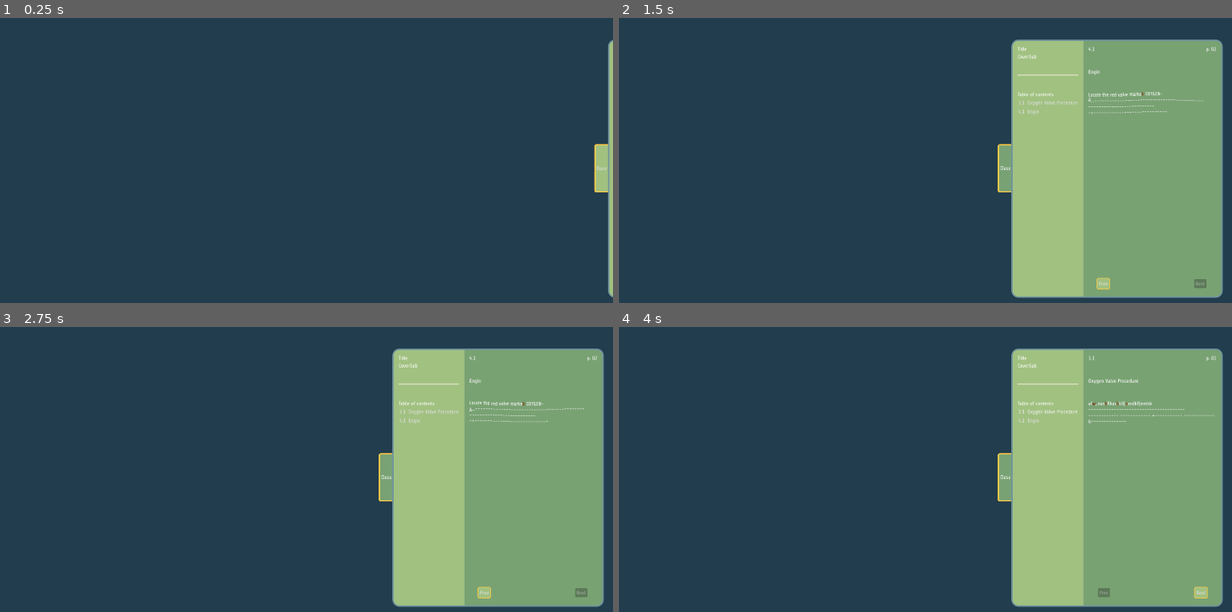
Above: before the commit, frames 1-4 (two rows, left to right).
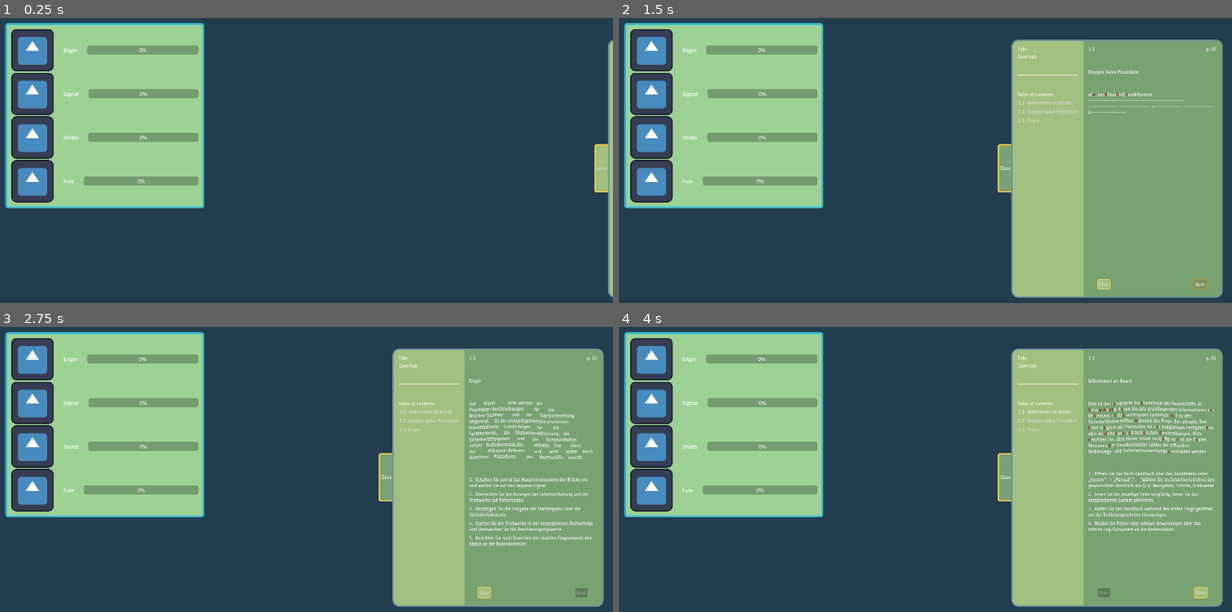
Above: after the commit, the same moments.

Repository: xxPigelxx/spacewrecked
Game: Godot game, scene res://Main.tscn
Two runs of this game, one before a commit and one after it. Both use one fixed random seed, a clock stepped at 60 frames per second and the inputs below. The engine's default icon, where the game draws it, is replaced by a stand-in: a white triangle on a blue panel in a dark square.
Inputs (mouse positions are in pixels of both pictures, inside the frame that each line leads up to):
- Up to frame 1 (0.25 s): no input
- Up to frame 2 (1.5 s): click "Open" at 0.5 s; click "Next" at 1.25 s
- Up to frame 3 (2.75 s): click (582, 592) at 2 s, where only the run after the commit has a clickable "Next"
- Up to frame 4 (4 s): click "3.1 Oxygen Valve Procedure" at 2.75 s; click (1048, 412) at 3.5 s, where only the run after the commit has a clickable "1.1 Wilkommen an Board"

The runs differ from the first frame. In frame 1, 19% of the frame differs, in the area x 0-34%, y 1-67%; in frame 2, 20%; in frame 3, 22%; in frame 4, 22%, in the area x 0-98%, y 1-73%.

Commit message:
Add ShipPanel and new manual page
Add a new ShipPanle.tscn UI scene and instance it in Main.tscn. Add a new manual resource resources/pages/page_einleitung.tres and register it in Manual.tscn (inserted into the pages array and added as an ext_resource). Update Manual.tscn layout: add theme separation for the StepList. Update page_engin.tres: change section_label to 2.1, replace placeholder text with German content and concrete steps, enable river spacing. Update page_oxygen_valve.tres: add page_number = 3. These changes introduce a Ship status panel and reorganize/manual content and page metadata.

Diff:
--- a/Main.tscn
+++ b/Main.tscn
@@ -1,6 +1,7 @@
 [gd_scene format=3 uid="uid://dc2jfbebvxgkh"]
 
 [ext_resource type="PackedScene" uid="uid://cnbh3ya334cou" path="res://Manual.tscn" id="1_37kl0"]
+[ext_resource type="PackedScene" uid="uid://c1winj24qyyfi" path="res://ShipPanle.tscn" id="2_uu6xs"]
 
 [node name="Test" type="Node2D" unique_id=718658350]
 
@@ -15,3 +16,9 @@
 position = Vector2(957, 543)
 
 [node name="Manual" parent="." unique_id=633991194 instance=ExtResource("1_37kl0")]
+
+[node name="ShipPanel" parent="." unique_id=673790152 instance=ExtResource("2_uu6xs")]
+offset_left = 73.0
+offset_top = 88.0
+offset_right = 73.0
+offset_bottom = 88.0
--- a/Manual.tscn
+++ b/Manual.tscn
@@ -5,6 +5,7 @@
 [ext_resource type="Script" uid="uid://cl4bpbly715ts" path="res://script/PageConfig.gd" id="2_qht1w"]
 [ext_resource type="Resource" uid="uid://blcex6ara4cs0" path="res://resources/pages/page_oxygen_valve.tres" id="3_w4qjf"]
 [ext_resource type="Resource" uid="uid://du4xm3lw5p7st" path="res://resources/pages/page_engin.tres" id="4_qht1w"]
+[ext_resource type="Resource" uid="uid://bm6lmwa02wp8j" path="res://resources/pages/page_einleitung.tres" id="4_y34m4"]
 [ext_resource type="FontFile" uid="uid://dld0grsdcans2" path="res://resources/fonts/Share_Tech/ShareTech-Regular.ttf" id="6_y34m4"]
 
 [sub_resource type="StyleBoxFlat" id="StyleBoxFlat_ho87o"]
@@ -125,7 +126,7 @@
 step_list = NodePath("BookContainer/PagePanel/MarginContainer/VBoxContainer/StepList")
 prev_button = NodePath("BookContainer/PagePanel/MarginContainer/VBoxContainer/Footer/PrevButton")
 next_button = NodePath("BookContainer/PagePanel/MarginContainer/VBoxContainer/Footer/NextButton")
-pages = Array[ExtResource("2_qht1w")]([ExtResource("3_w4qjf"), ExtResource("4_qht1w")])
+pages = Array[ExtResource("2_qht1w")]([ExtResource("4_y34m4"), ExtResource("3_w4qjf"), ExtResource("4_qht1w")])
 
 [node name="BookContainer" type="HBoxContainer" parent="ManualRoot" unique_id=1377107930]
 custom_minimum_size = Vector2(600, 780)
@@ -237,6 +238,7 @@
 
 [node name="StepList" type="VBoxContainer" parent="ManualRoot/BookContainer/PagePanel/MarginContainer/VBoxContainer" unique_id=617853603]
 layout_mode = 2
+theme_override_constants/separation = 8
 
 [node name="Spacer" type="Control" parent="ManualRoot/BookContainer/PagePanel/MarginContainer/VBoxContainer" unique_id=1502945085]
 layout_mode = 2
--- /dev/null
+++ b/ShipPanle.tscn
@@ -0,0 +1,118 @@
+[gd_scene format=3 uid="uid://c1winj24qyyfi"]
+
+[ext_resource type="Texture2D" uid="uid://bs0rl05rj337y" path="res://icon.svg" id="1_6ea22"]
+
+[sub_resource type="StyleBoxFlat" id="StyleBoxFlat_6ea22"]
+bg_color = Color(0.611935, 0.82567775, 0.5853727, 1)
+border_width_left = 6
+border_width_top = 6
+border_width_right = 6
+border_width_bottom = 6
+border_color = Color(0.20588234, 0.7313969, 0.8308859, 1)
+corner_radius_top_left = 8
+corner_radius_top_right = 8
+corner_radius_bottom_right = 8
+corner_radius_bottom_left = 8
+
+[node name="ShipPanel" type="Control" unique_id=673790152]
+layout_mode = 3
+anchors_preset = 15
+anchor_right = 1.0
+anchor_bottom = 1.0
+grow_horizontal = 2
+grow_vertical = 2
+
+[node name="PanelContainer" type="PanelContainer" parent="." unique_id=883621177]
+custom_minimum_size = Vector2(600, 80)
+layout_mode = 0
+offset_left = 12.0
+offset_top = 12.0
+offset_right = 612.0
+offset_bottom = 536.0
+theme_override_styles/panel = SubResource("StyleBoxFlat_6ea22")
+
+[node name="MarginContainer" type="MarginContainer" parent="PanelContainer" unique_id=1099607936]
+layout_mode = 2
+theme_override_constants/margin_left = 12
+theme_override_constants/margin_top = 12
+theme_override_constants/margin_right = 12
+theme_override_constants/margin_bottom = 12
+
+[node name="VBoxContainer" type="VBoxContainer" parent="PanelContainer/MarginContainer" unique_id=458374228]
+layout_mode = 2
+
+[node name="HBoxContainer" type="HBoxContainer" parent="PanelContainer/MarginContainer/VBoxContainer" unique_id=372866604]
+layout_mode = 2
+theme_override_constants/separation = 29
+
+[node name="TextureRect" type="TextureRect" parent="PanelContainer/MarginContainer/VBoxContainer/HBoxContainer" unique_id=1988039165]
+layout_mode = 2
+size_flags_horizontal = 4
+size_flags_vertical = 4
+texture = ExtResource("1_6ea22")
+
+[node name="Label" type="Label" parent="PanelContainer/MarginContainer/VBoxContainer/HBoxContainer" unique_id=270248318]
+layout_mode = 2
+text = "Engin"
+
+[node name="ProgressBar" type="ProgressBar" parent="PanelContainer/MarginContainer/VBoxContainer/HBoxContainer" unique_id=1073021908]
+layout_mode = 2
+size_flags_horizontal = 3
+size_flags_vertical = 4
+
+[node name="HBoxContainer2" type="HBoxContainer" parent="PanelContainer/MarginContainer/VBoxContainer" unique_id=916690713]
+layout_mode = 2
+theme_override_constants/separation = 29
+
+[node name="TextureRect" type="TextureRect" parent="PanelContainer/MarginContainer/VBoxContainer/HBoxContainer2" unique_id=1037210733]
+layout_mode = 2
+size_flags_horizontal = 4
+size_flags_vertical = 4
+texture = ExtResource("1_6ea22")
+
+[node name="Label" type="Label" parent="PanelContainer/MarginContainer/VBoxContainer/HBoxContainer2" unique_id=1761129071]
+layout_mode = 2
+text = "Signal"
+
+[node name="ProgressBar" type="ProgressBar" parent="PanelContainer/MarginContainer/VBoxContainer/HBoxContainer2" unique_id=908840821]
+layout_mode = 2
+size_flags_horizontal = 3
+size_flags_vertical = 4
+
+[node name="HBoxContainer3" type="HBoxContainer" parent="PanelContainer/MarginContainer/VBoxContainer" unique_id=1605615202]
+layout_mode = 2
+theme_override_constants/separation = 29
+
+[node name="TextureRect" type="TextureRect" parent="PanelContainer/MarginContainer/VBoxContainer/HBoxContainer3" unique_id=1762367159]
+layout_mode = 2
+size_flags_horizontal = 4
+size_flags_vertical = 4
+texture = ExtResource("1_6ea22")
+
+[node name="Label" type="Label" parent="PanelContainer/MarginContainer/VBoxContainer/HBoxContainer3" unique_id=62548182]
+layout_mode = 2
+text = "Shilds"
+
+[node name="ProgressBar" type="ProgressBar" parent="PanelContainer/MarginContainer/VBoxContainer/HBoxContainer3" unique_id=1807184809]
+layout_mode = 2
+size_flags_horizontal = 3
+size_flags_vertical = 4
+
+[node name="HBoxContainer4" type="HBoxContainer" parent="PanelContainer/MarginContainer/VBoxContainer" unique_id=1428529509]
+layout_mode = 2
+theme_override_constants/separation = 29
+
+[node name="TextureRect" type="TextureRect" parent="PanelContainer/MarginContainer/VBoxContainer/HBoxContainer4" unique_id=1229393035]
+layout_mode = 2
+size_flags_horizontal = 4
+size_flags_vertical = 4
+texture = ExtResource("1_6ea22")
+
+[node name="Label" type="Label" parent="PanelContainer/MarginContainer/VBoxContainer/HBoxContainer4" unique_id=1391688124]
+layout_mode = 2
+text = "Fule"
+
+[node name="ProgressBar" type="ProgressBar" parent="PanelContainer/MarginContainer/VBoxContainer/HBoxContainer4" unique_id=1610803858]
+layout_mode = 2
+size_flags_horizontal = 3
+size_flags_vertical = 4
--- /dev/null
+++ b/resources/pages/page_einleitung.tres
@@ -0,0 +1,16 @@
+[gd_resource type="Resource" script_class="PageConfig" format=3 uid="uid://bm6lmwa02wp8j"]
+
+[ext_resource type="Script" uid="uid://cl4bpbly715ts" path="res://script/PageConfig.gd" id="1_jiwh6"]
+
+[resource]
+script = ExtResource("1_jiwh6")
+page_id = "Einleitung"
+section_label = "1.1"
+page_title = "Wilkommen an Board"
+raw_text = "Dies ist das integrierte Bordhandbuch des Raumschiffs. In diesem Manual finden Sie alle grundlegenden Informationen zur Bedienung, zu den wichtigsten Systemen und zu den Sicherheitsvorschriften während des Flugs. Der aktuelle Text dient lediglich als Platzhalter bis zur endgültigen Fertigstellung aller Anweisungen und technischen Beschreibungen. Bitte beachten Sie, dass dieser Inhalt vorläufig ist und die finalen Versionen der Handbuchseiten später die offiziellen Bedienungs‑ und Sicherheitsanweisungen enthalten werden"
+steps = Array[String](["Öffnen Sie das Bord‑Handbuch über das Hauptmenü unter „System“ → „Manual“.\",    \"Wählen Sie im Inhaltsverzeichnis den gewünschten Abschnitt aus (z.B. Navigation, Schilde, Triebwerke", "Lesen Sie die jeweilige Seite sorgfältig, bevor Sie das entsprechende System aktivieren.", "Halten Sie das Handbuch während des ersten Flugs geöffnet, um die Bedienungsschritte einzuprägen.", "Melden Sie Fehler oder unklare Anweisungen über das interne Log‑Subsystem an die Bodenstation."])
+enable_letter_swap = true
+enable_word_drift = true
+drift_amplitude = 20.0
+drift_frequency = 3.0
+metadata/_custom_type_script = "uid://cl4bpbly715ts"
--- a/resources/pages/page_engin.tres
+++ b/resources/pages/page_engin.tres
@@ -5,17 +5,13 @@
 [resource]
 script = ExtResource("1_ybqwf")
 page_id = "engin"
-section_label = "4.1"
+section_label = "2.1"
 page_number = 2
 page_title = "Engin"
-raw_text = "Locate the red valve marked OXYGEN-A...~~~~~~~~~~~~~~~~~~~~~~~~~~~~~~~~~~~~~~~~~~~
-~~~~~~~~~~~~~~~~~~~~~~~~~~
-~+~~~~~~~~~~~~~~~~~~~~~~~~~~~~~"
-warning_text = "a,msfn,asm.nf,m.asnf,.mnasd,dm.fn your aure duem~~~~~~~~~~~~~~~~~~~~~~~~~~~~~~~~~~~~~~~~~~~~~~~~~~~~~~~~~~~~~~~~~~~~~~~~~~~~~~~~~~~~~~~~~~~~~~~~~~~~~~~~~~~~~~~~~~~~~~~~~
-~~~~~~~~~~~~~~~~~~~~~~~~~~
-~+~~~~~~~~~~~~~~~~~~~~~~~~~~~~~"
-enable_letter_swap = true
+raw_text = "Auf dieser Seite werden die Platzhalter‑Beschreibungen für die Brücken‑Systeme und die Startvorbereitung angezeigt. In der endgültigen Version erscheinen hier detaillierte Schritt‑folgen für die Systemchecks, die Triebwerksaktivierung, die Sicherheitsfreigaben und die Kommunikation mit der Bodenkontrolle. Der aktuelle Text dient nur als Layout‑Referenz und wird später durch die echten Prozeduren des Raumschiffs ersetzt."
+steps = Array[String](["Schalten Sie zuerst das Hauptstromsystem der Brücke ein und warten Sie auf das Sequenz‑Signal.", "Überprüfen Sie die Anzeigen der Lebenserhaltung und der Triebwerke auf Fehlercodes.", "Bestätigen Sie die Freigabe der Startsequenz über die Sicherheitskonsole.", "Starten Sie die Triebwerke in der vorgegebenen Reihenfolge und überwachen Sie die Beschleunigungswerte.", "Berichten Sie nach Erreichen des stabilen Flugzustands den Status an die Bodenkontrolle."])
 enable_word_drift = true
 drift_amplitude = 20.0
 drift_frequency = 3.0
+enable_river_spacing = true
 metadata/_custom_type_script = "uid://cl4bpbly715ts"
--- a/resources/pages/page_oxygen_valve.tres
+++ b/resources/pages/page_oxygen_valve.tres
@@ -6,6 +6,7 @@
 script = ExtResource("1_bjtlj")
 page_id = "oxygen_valve"
 section_label = "3.1"
+page_number = 3
 page_title = "Oxygen Valve Procedure"
 raw_text = "afm,.nasdflkasdklfjnasdklfjnmlsk ~~~~~~~~~~~~~~~~~~~~~~~~~~~~~~~~~~~~~~
 ~~~~~~~~~~~~ ~~~~~~~~~~~~ +~~~~~~~~~~~ ~~~~~~~~~~~~
